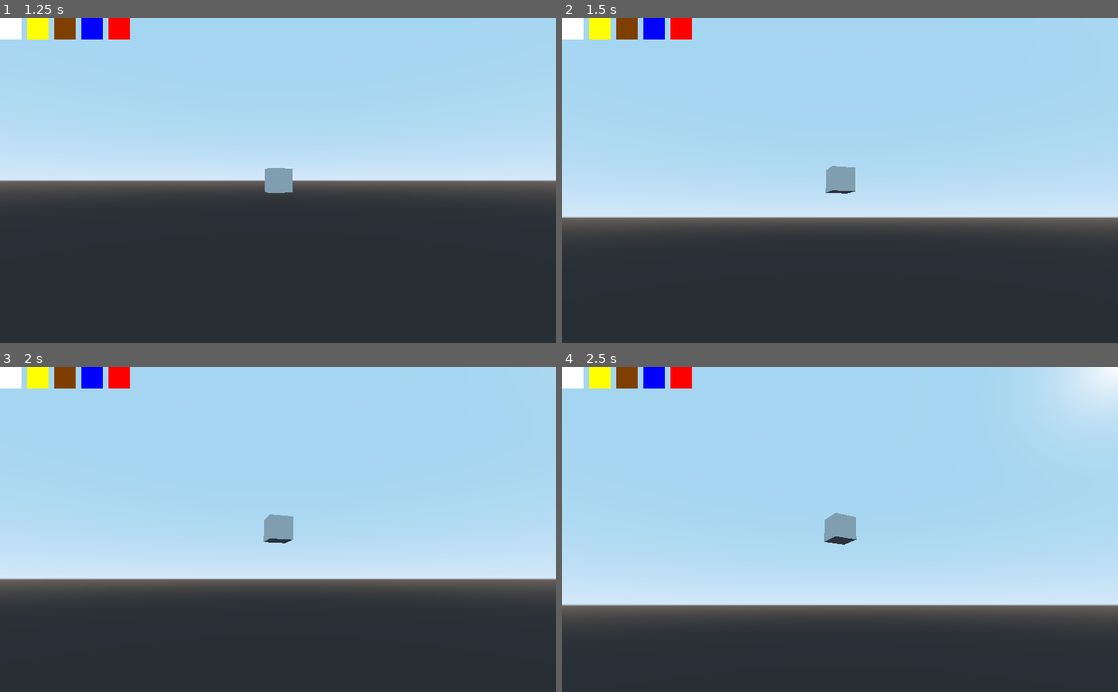
Above: before the commit, frames 1-4 (two rows, left to right).
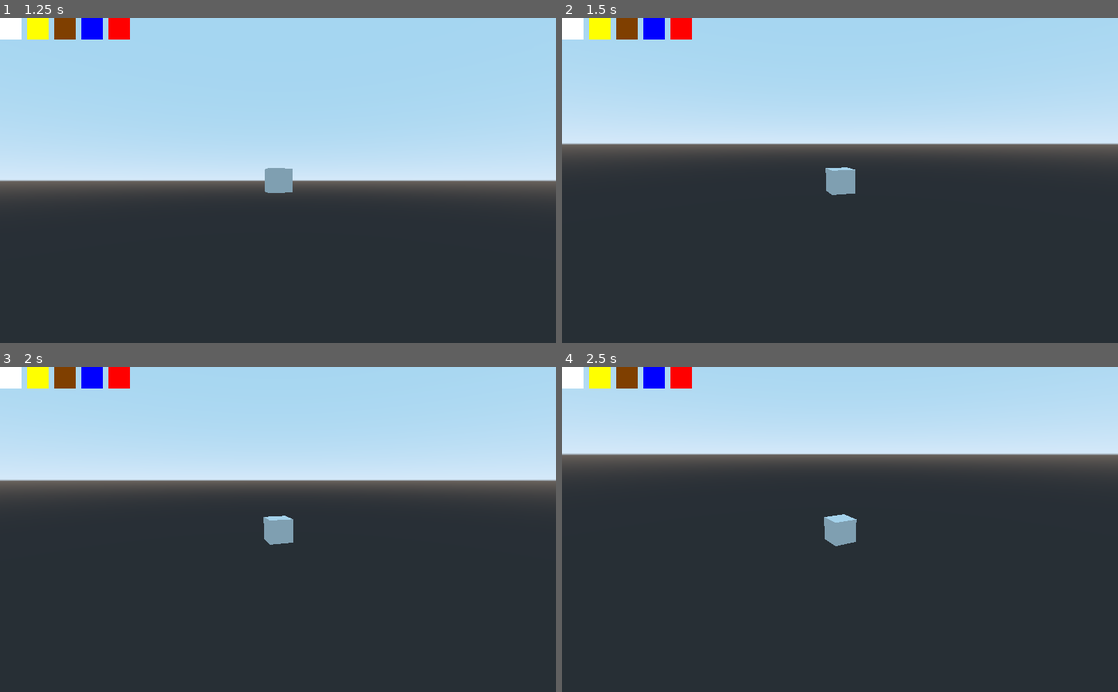
Above: after the commit, the same moments.

Repository: deengames-prototypes/3d-game
Game: Godot game, scene res://CoreGame.tscn
Same seed, same stepped clock (60 frames per second), same inputs: the game is played once before the commit and once after it.
Inputs (mouse positions are in pixels of both pictures, inside the frame that each line leads up to):
- Up to frame 1 (1.25 s): tap Enter at 0.5 s; move the mouse to (11, 27) at 0.52 s; hold Right (ui_right) from 0.53 s (still down); click (11, 27) at 0.67 s
- Up to frame 2 (1.5 s): tap Space at 1.25 s; move the mouse to (600, 27) at 1.27 s; release Right (ui_right) at 1.28 s; hold Down (ui_down) from 1.28 s (still down); click (600, 27) at 1.42 s
- Up to frame 3 (2 s): keep holding Down (ui_down)
- Up to frame 4 (2.5 s): tap Enter at 2 s; move the mouse to (628, 376) at 2.02 s; release Down (ui_down) at 2.03 s; hold Right (ui_right) from 2.03 s (still down); click (628, 376) at 2.17 s

Frame 1 is identical in both runs. In frame 2, 34% of the frame differs, in the area x 0-100%, y 30-67%; in frame 3, 43%; in frame 4, 60%, in the area x 0-100%, y 0-79%.

Commit message:
Applying colour of choice sort of works. Instancing/duplicating materials doesn't quite work ... Sometimes, the colours get linked on some blocks.

Diff:
--- a/prototypes/voxel-craft/ExpandableCube.gd
+++ b/prototypes/voxel-craft/ExpandableCube.gd
@@ -5,9 +5,11 @@
 func _on_Area_input_event(camera, event, click_position, click_normal, shape_idx):
 	if event is InputEventMouseButton and event.pressed:
 		var cube = ExpandableCube.instance()
-		click_position = Vector3(
-			round(click_position.x), round(click_position.y), round(click_position.z))
+
+		click_position = Vector3(round(click_position.x), round(click_position.y), round(click_position.z))
 		cube.translation = click_position
 		self.get_parent().add_child(cube)
 
-		Global.color
+		var current = self.get_surface_material(0)
+		self.material_override = current.duplicate()
+		current.albedo_color = Global.color
--- a/prototypes/voxel-craft/ExpandableCube.tscn
+++ b/prototypes/voxel-craft/ExpandableCube.tscn
@@ -8,12 +8,14 @@
 material = SubResource( 1 )
 size = Vector3( 1, 1, 1 )
 
+[sub_resource type="SpatialMaterial" id=4]
+
 [sub_resource type="BoxShape" id=3]
 extents = Vector3( 0.5, 0.5, 0.5 )
 
 [node name="MeshInstance" type="MeshInstance"]
 mesh = SubResource( 2 )
-material/0 = null
+material/0 = SubResource( 4 )
 script = ExtResource( 1 )
 
 [node name="Area" type="Area" parent="."]
--- a/prototypes/voxel-craft/Global.gd
+++ b/prototypes/voxel-craft/Global.gd
@@ -1,3 +1,3 @@
 extends Node
 
-var color:Color
+var color:Color = Color.white
--- a/prototypes/voxel-craft/Spatial.gd
+++ b/prototypes/voxel-craft/Spatial.gd
@@ -23,10 +23,10 @@
 		moved = true
 
 	if Input.is_action_pressed("ui_up"):
-		y_angle += ANGLE_INCREMENT
+		y_angle -= ANGLE_INCREMENT
 		moved = true
 	elif Input.is_action_pressed("ui_down"):
-		y_angle -= ANGLE_INCREMENT
+		y_angle += ANGLE_INCREMENT
 		moved = true
 
 	# https://godotengine.org/qa/41212/how-to-rotate-the-camera-around-an-object-3d
Not shown: 1 places in prototypes/voxel-craft/ExpandableCube.tscn that only renumber resources
